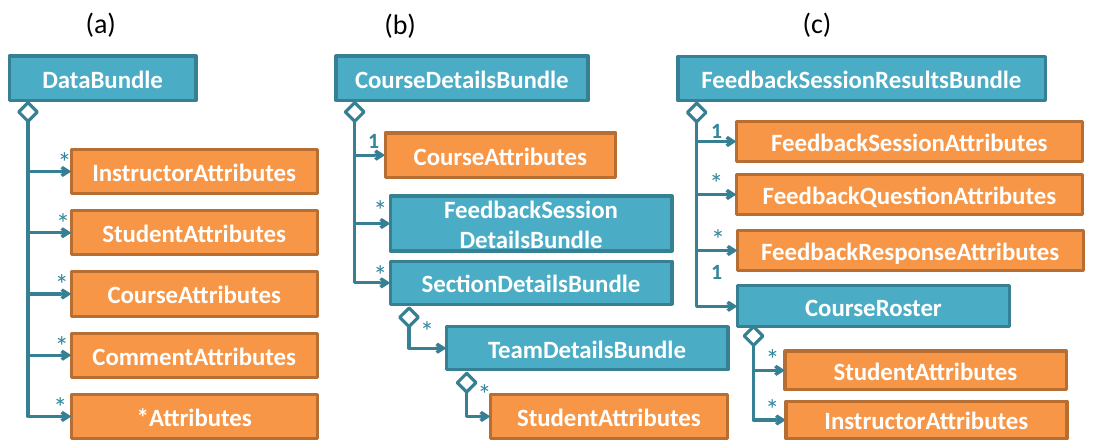
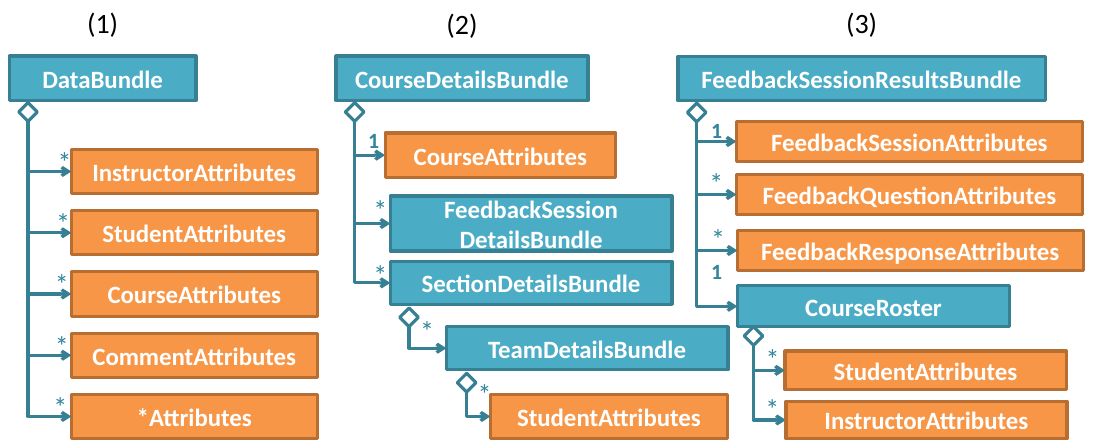
Before and after one commit to TEAMMATES/teammates, a slide deck: slide 1 of docs/images/dataTransferClasses.pptx. Drawn at 1120x448 pixels with LibreOffice and Linux fonts; fonts in the diff are those of the drawing. Boxes give left, top, right and bottom in pixels: in the first picture for what was removed or moved away, otherwise in the second. Text is boxed around its words. In the diff, an @@ line names an element or a change of style, - is before the commit and + after.

```diff
--- a/docs/images/dataTransferClasses.pptx
+++ b/docs/images/dataTransferClasses.pptx
@@ text at (87, 12, 118, 37): text changed @@
-(a)
+(1)
@@ text at (446, 13, 477, 38): text changed @@
-(b)
+(2)
@@ text at (846, 12, 877, 37): text changed @@
-(c)
+(3)
```
Also in this commit, not shown: 4 other files.
